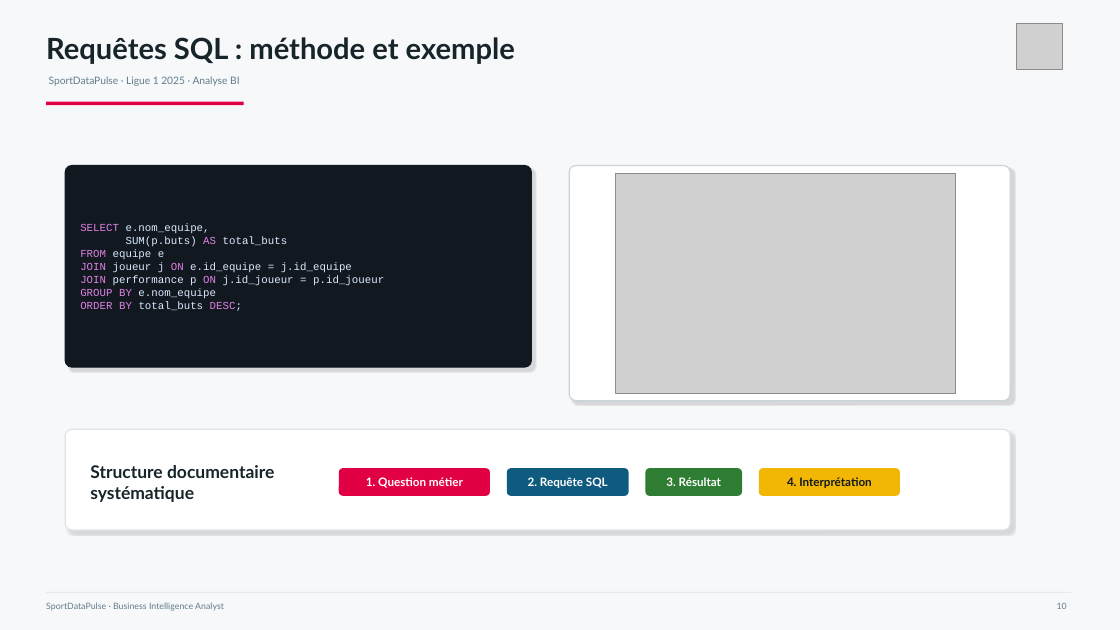
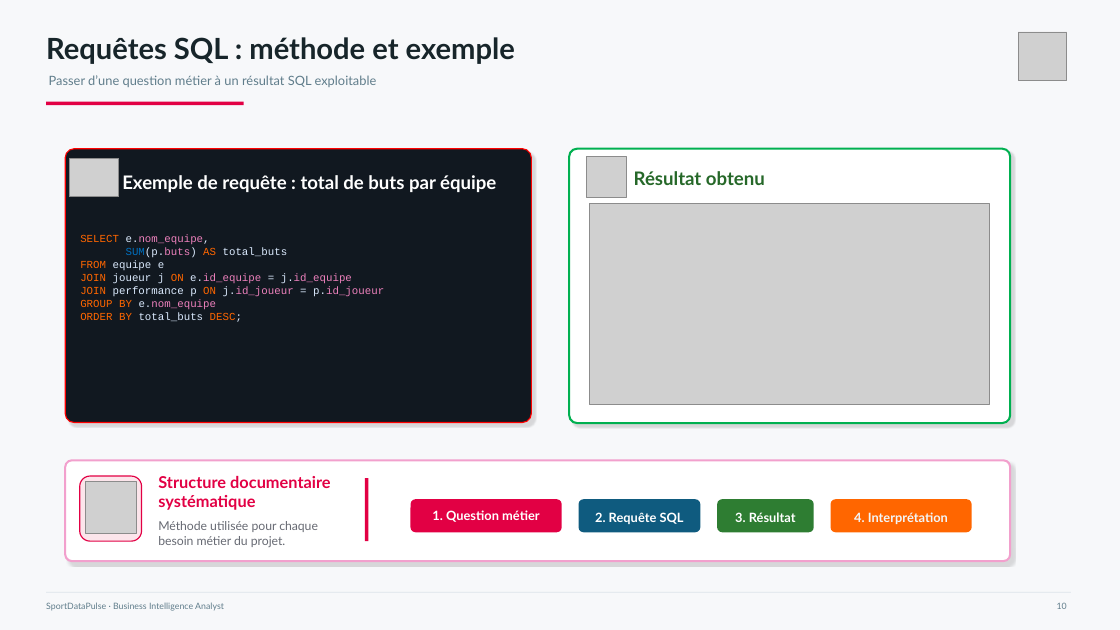
Before and after one commit to steve57000/projet-ligue1, a slide deck: slide 10 of livrables/Presentation_P5_SportDataPulse.pptx. Drawn at 1120x630 pixels with LibreOffice and Linux fonts; fonts in the diff are those of the drawing; grey boxes stand for pictures. Boxes give left, top, right and bottom in pixels: in the first picture for what was removed or moved away, otherwise in the second. Text is boxed around its words. In the diff, an @@ line names an element or a change of style, - is before the commit and + after.

```diff
--- a/livrables/Presentation_P5_SportDataPulse.pptx
+++ b/livrables/Presentation_P5_SportDataPulse.pptx
@@ picture: place and size @@
-picture at [1017,24,1063,70]
+picture at [1018,32,1067,81]
@@ text at [49,75,377,87]: text changed; size 8.8 to 11 pt @@
-SportDataPulse · Ligue 1 2025 · Analyse BI
+Passer d’une question métier à un résultat SQL exploitable
@@ rounded rectangle: place and size @@
-rounded rectangle at [66,166,532,367]
+rounded rectangle at [66,149,532,423]
@@ rounded rectangle at [66,149,532,423]: outline #111820 1 pt to #FF0000 1 pt @@
@@ rounded rectangle: place and size @@
-rounded rectangle at [570,166,1011,401]
+rounded rectangle at [570,149,1011,423]
@@ rounded rectangle at [570,149,1011,423]: outline #C9D3DA 1 pt to #00B050 1.75 pt @@
@@ picture added at [69,159,118,197] @@
@@ text "Exemple de requête : total ...": place and size @@
-text "Exemple de requête : total ..." at [80,224,384,311]
+text "Exemple de requête : total ..." at [80,175,496,322]
@@ text "Exemple de requête : total ..." at [80,175,496,322]: vertical alignment middle to top @@
@@ text at [122,175,496,192]: paragraph added @@
+  Exemple de requête : total de buts par équipe
@@ picture added at [586,157,627,197] @@
@@ text added at [634,171,765,185], 16 pt, text #266829, bold @@
+Résultat obtenu
@@ picture: place and size @@
-picture at [616,173,956,393]
+picture at [590,203,990,404]
@@ text at [80,235,384,322]: text colour #DF82E2 to #FF6600 in "SELECT", "AS", "FROM", "JOIN ON" and 3 more places; text colour #DCEBFF to #EE81BD in "e.nom_equipe,", "SUM(p.buts)", "e.id_equipe j.id_equipe", "j.id_joueur p.id_joueur" and 1 more places; text colour #DCEBFF to #0070C0 in "SUM(p.buts)" @@
@@ rounded rectangle: place and size @@
-rounded rectangle at [66,429,1011,530]
+rounded rectangle at [66,460,1011,561]
@@ rounded rectangle at [66,460,1011,561]: outline #DCE4EA 1 pt to #F2A1CE 1.75 pt @@
@@ rounded rectangle added at [80,476,142,541], fill #E20044 at 10% opacity, outline #E20044 1 pt @@
@@ text at [158,476,330,510]: size 15 to 14 pt, text colour #17252A to #E20044 in "Structure documentaire systématique"; more space between paragraphs @@
@@ text "Structure documentaire systématique": place and size @@
-text "Structure documentaire systématique" at [90,465,274,502]
+text "Structure documentaire systématique" at [158,476,330,547]
@@ line added from (367, 478) to (367, 541), #E20044 3 pt @@
@@ picture added at [85,481,137,534] @@
@@ rounded rectangle: place and size @@
-rounded rectangle at [339,468,490,496]
+rounded rectangle at [411,499,562,532]
@@ text "1. Question métier": place and size @@
-text "1. Question métier" at [366,477,463,488]
+text "1. Question métier" at [432,510,540,522]
@@ size 10 to 11 pt in 3 elements at [432,510,540,522], [735,512,796,522], [595,512,684,524] @@
@@ text "2. Requête SQL": place and size @@
-text "2. Requête SQL" at [528,477,608,488]
+text "2. Requête SQL" at [595,512,684,524]
@@ rounded rectangle: place and size @@
-rounded rectangle at [507,468,628,496]
+rounded rectangle at [579,499,701,532]
@@ rounded rectangle: place and size @@
-rounded rectangle at [645,468,742,496]
+rounded rectangle at [718,499,814,532]
@@ text "3. Résultat": place and size @@
-text "3. Résultat" at [666,477,721,486]
+text "3. Résultat" at [735,512,796,522]
@@ rounded rectangle: place and size @@
-rounded rectangle at [759,468,900,496]
+rounded rectangle at [831,499,972,532]
@@ rounded rectangle at [831,499,972,532]: fill #F2B705 to #FF6600 @@
@@ text "4. Interprétation": place and size @@
-text "4. Interprétation" at [787,477,871,488]
+text "4. Interprétation" at [854,512,948,524]
@@ text "4. Interprétation" at [854,512,948,524]: size 10 to 11 pt, text colour #111820 to #F2F5F7 @@
@@ text at [158,521,318,547]: paragraphs added @@
+Méthode utilisée pour chaque
+besoin métier du projet.
```
Also in this commit, not shown: 16 other slides changed, 3 slides added, 1 slide removed, 9 other files.
